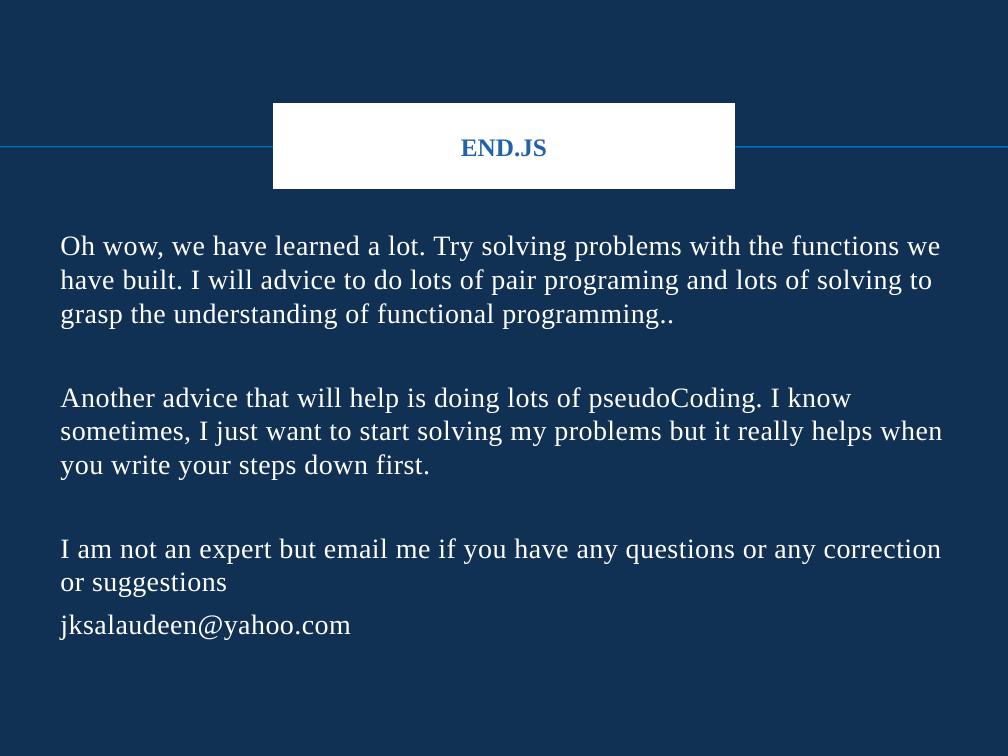
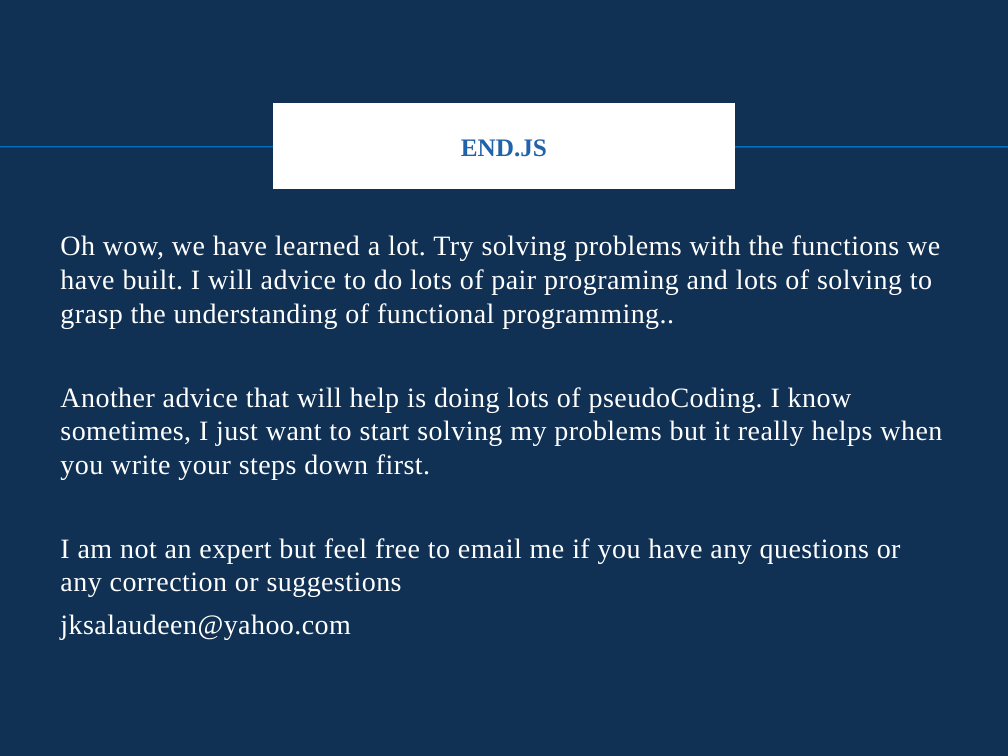
Before and after one commit to joksina/JS, a slide deck: slide 21 of HigherFunctions.pptx (slide 20 before the commit). Drawn at 1008x756 pixels with LibreOffice and Linux fonts; fonts in the diff are those of the drawing; background and template pictures are left out. Boxes give left, top, right and bottom in pixels: in the first picture for what was removed or moved away, otherwise in the second. Text is boxed around its words. In the diff, an @@ line names an element or a change of style, - is before the commit and + after.

```diff
--- a/HigherFunctions.pptx
+++ b/HigherFunctions.pptx
@@ text at [60,538,901,597]: text changed @@
-I am not an expert but email me if you have any questions or any correction or suggestions
+I am not an expert but feel free to email me if you have any questions or any correction or suggestions
```
Also in this commit, not shown: 3 other slides changed, 1 slide added.
